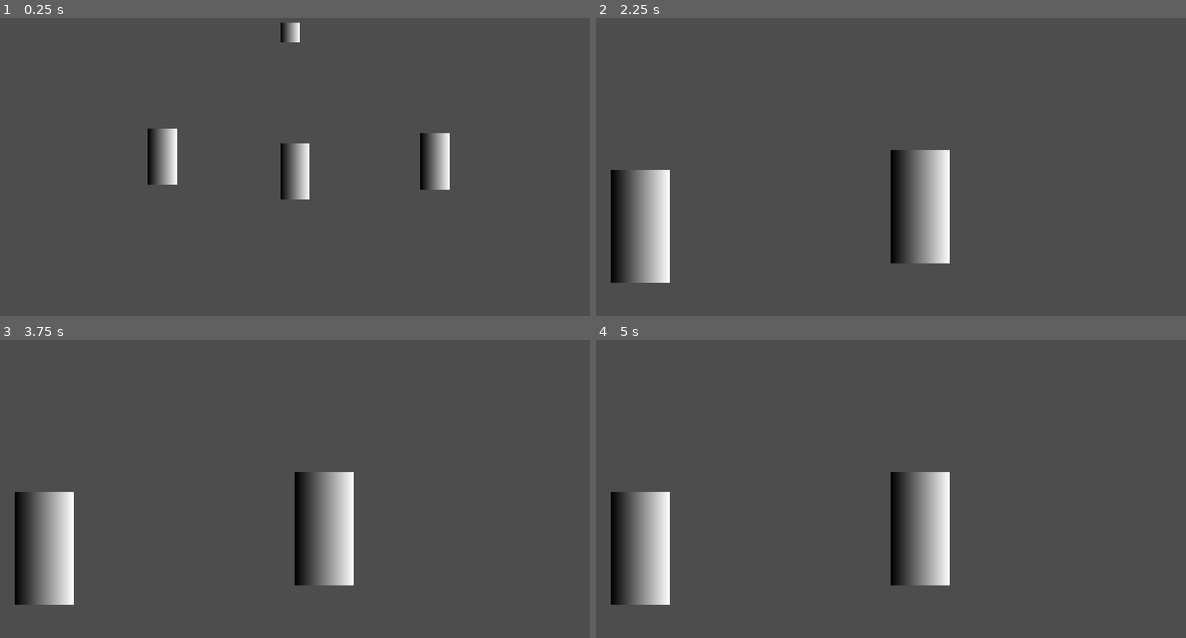
Above: before the commit, frames 1-4 (two rows, left to right).
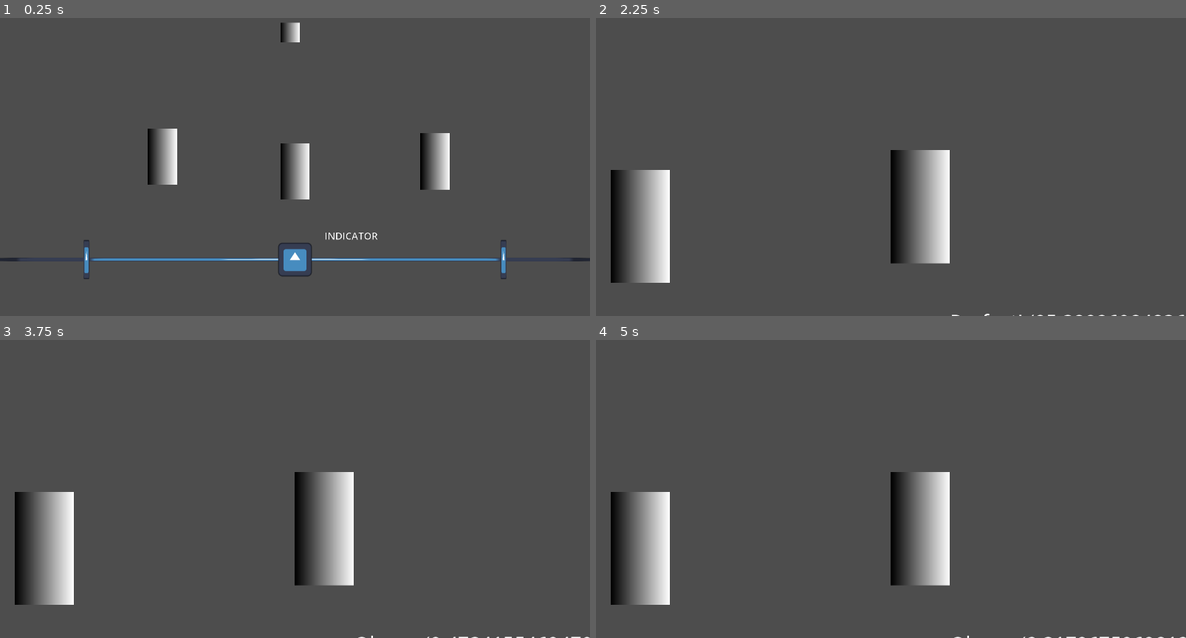
Above: after the commit, the same moments.

Repository: Quarticore/UntitledTomatoGame
Game: Godot game, scene res://scenes/main.tscn
Same seed, same stepped clock (60 frames per second), same inputs: the game is played once before the commit and once after it. The engine's default icon, where the game draws it, is replaced by a stand-in: a white triangle on a blue panel in a dark square. Sound files missing from this copy of the repository are replaced by a short silence.
Inputs (mouse positions are in pixels of both pictures, inside the frame that each line leads up to):
- Up to frame 1 (0.25 s): no input
- Up to frame 2 (2.25 s): move the mouse to (755, 155) at 0.52 s; hold D (InputRight) 0.53-1.28 s; click (755, 155) at 0.6 s; tap Enter at 1.25 s; move the mouse to (1185, 235) at 1.27 s; hold A (InputLeft) 1.28-2.03 s; tap S (InputMiddle) at 1.35 s; click (1185, 235) at 1.42 s; tap Space at 2 s; move the mouse to (920, 205) at 2.02 s; hold D (InputRight) from 2.03 s (still down); click (920, 205) at 2.1 s
- Up to frame 3 (3.75 s): tap Enter at 2.75 s; move the mouse to (265, 539) at 2.77 s; tap S (InputMiddle) at 2.85 s; click (265, 539) at 2.92 s; tap Space at 3.5 s; move the mouse to (472, 521) at 3.52 s; release D (InputRight) at 3.53 s; hold A (InputLeft) from 3.53 s (still down); click (472, 521) at 3.6 s
- Up to frame 4 (5 s): keep holding A (InputLeft); tap Enter at 4.25 s; move the mouse to (714, 423) at 4.27 s; tap S (InputMiddle) at 4.35 s

The runs differ from the first frame. In frame 1, 1.2% of the frame differs, in the area x 0-100%, y 72-88%; in frame 2, less than 0.1%; in frame 3, less than 0.1%; in frame 4, less than 0.1%.

Commit message:
fix: ui always on screen

Diff:
--- a/assets/scripts/selection_manager.gd
+++ b/assets/scripts/selection_manager.gd
@@ -8,7 +8,7 @@
 
 func on_select_any():
 	var gameplay_ui = get_node("/root/Main/GameplayUI")
-	gameplay_ui.play_show()
+	# gameplay_ui.play_show()
 
 func _on_member_hovered() -> void:
 	Light.global_position.x = Member1.global_position.x
--- a/scenes/audio_manager.tscn
+++ b/scenes/audio_manager.tscn
@@ -8,5 +8,5 @@
 
 [node name="Player" type="AudioStreamPlayer" parent="."]
 stream = ExtResource("2_apns4")
-volume_db = -13.566
+volume_db = -27.131
 autoplay = true
--- a/scenes/main.tscn
+++ b/scenes/main.tscn
@@ -1,16 +1,20 @@
-[gd_scene load_steps=14 format=3 uid="uid://de4vrd6yr3nho"]
+[gd_scene load_steps=16 format=3 uid="uid://de4vrd6yr3nho"]
 
 [ext_resource type="Script" path="res://assets/scripts/pause.gd" id="1_3bpvp"]
 [ext_resource type="Script" path="res://assets/scripts/selection_manager.gd" id="1_l4jld"]
-[ext_resource type="PackedScene" path="res://scenes/member.tscn" id="2_ak1xx"]
+[ext_resource type="PackedScene" uid="uid://rf7wiy4b21xh" path="res://scenes/member.tscn" id="2_ak1xx"]
 [ext_resource type="PackedScene" uid="uid://cpp7ddhx8pqcf" path="res://scenes/audio_manager.tscn" id="3_m7yqh"]
-[ext_resource type="PackedScene" uid="uid://drvcf7ngfwjb1" path="res://scenes/beat_indicator.tscn" id="4_xrbsb"]
+[ext_resource type="Script" path="res://assets/scripts/camera_scale.gd" id="4_k61ne"]
+[ext_resource type="PackedScene" uid="uid://d2q3qtuygsylc" path="res://scenes/beat_indicator.tscn" id="4_xrbsb"]
 [ext_resource type="Script" path="res://assets/scripts/gameplay_ui.gd" id="5_03y6y"]
 
 [sub_resource type="Gradient" id="Gradient_w5xsi"]
 
 [sub_resource type="GradientTexture2D" id="GradientTexture2D_1rt5t"]
 gradient = SubResource("Gradient_w5xsi")
+
+[sub_resource type="ViewportTexture" id="ViewportTexture_2vaab"]
+viewport_path = NodePath("SubViewport")
 
 [sub_resource type="Animation" id="Animation_3c3il"]
 length = 0.001
@@ -24,7 +28,7 @@
 "times": PackedFloat32Array(0),
 "transitions": PackedFloat32Array(1),
 "update": 0,
-"values": [Color(1, 1, 1, 0)]
+"values": [Color(1, 1, 1, 1)]
 }
 
 [sub_resource type="Animation" id="Animation_2pfcc"]
@@ -88,22 +92,37 @@
 
 [node name="MainCamera" type="Camera2D" parent="."]
 position = Vector2(960, 544)
+script = ExtResource("4_k61ne")
+
+[node name="ViewportTextureRect" type="TextureRect" parent="MainCamera"]
+offset_left = -960.0
+offset_top = -544.0
+offset_right = 960.0
+offset_bottom = 536.0
+pivot_offset = Vector2(960, 540)
+texture = SubResource("ViewportTexture_2vaab")
+expand_mode = 2
 
 [node name="AudioManager" parent="." instance=ExtResource("3_m7yqh")]
 
-[node name="GameplayUI" type="Node2D" parent="."]
-modulate = Color(1, 1, 1, 0)
+[node name="SubViewport" type="SubViewport" parent="."]
+disable_3d = true
+transparent_bg = true
+handle_input_locally = false
+size = Vector2i(1920, 1080)
+
+[node name="GameplayUI" type="Node2D" parent="SubViewport"]
 script = ExtResource("5_03y6y")
 
-[node name="AnimationPlayer" type="AnimationPlayer" parent="GameplayUI"]
+[node name="AnimationPlayer" type="AnimationPlayer" parent="SubViewport/GameplayUI"]
 libraries = {
 "": SubResource("AnimationLibrary_p7led")
 }
 
-[node name="BeatIndicator" parent="GameplayUI" node_paths=PackedStringArray("audio_manager") instance=ExtResource("4_xrbsb")]
-audio_manager = NodePath("../../AudioManager")
+[node name="BeatIndicator" parent="SubViewport/GameplayUI" node_paths=PackedStringArray("audio_manager") instance=ExtResource("4_xrbsb")]
+audio_manager = NodePath("../../../AudioManager")
 
-[node name="HitQualityIndicator" type="Label" parent="GameplayUI"]
+[node name="HitQualityIndicator" type="Label" parent="SubViewport/GameplayUI"]
 offset_left = 1056.0
 offset_top = 800.0
 offset_right = 1136.0
@@ -117,4 +136,4 @@
 [connection signal="selected" from="Member2" to="SelectionManager" method="_on_member_2_selected"]
 [connection signal="hovered" from="Member3" to="SelectionManager" method="_on_member_3_hovered"]
 [connection signal="selected" from="Member3" to="SelectionManager" method="_on_member_3_selected"]
-[connection signal="rhythm_input" from="AudioManager" to="GameplayUI" method="_on_audio_manager_rhythm_input"]
+[connection signal="rhythm_input" from="AudioManager" to="SubViewport/GameplayUI" method="_on_audio_manager_rhythm_input"]
